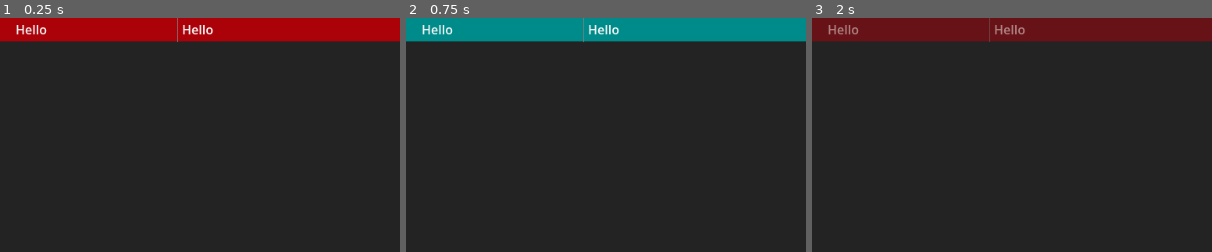
Above: before the commit, frames 1-3 (left to right).
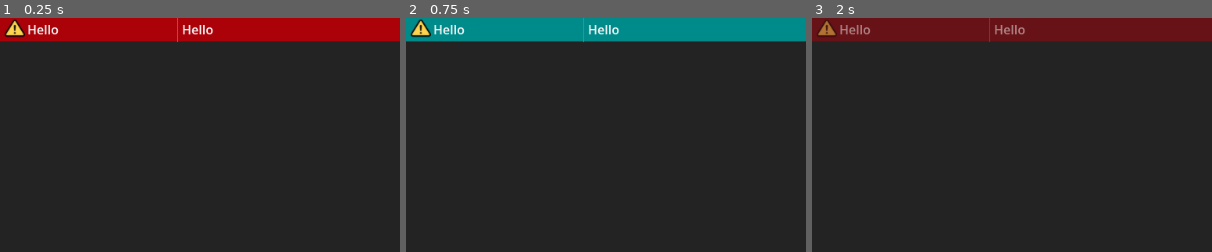
Above: after the commit, the same moments.

Repository: popcar2/CleanDoom
Game: Godot game, scene res://Scenes/ModPanel/mod_panel.tscn
Two runs of this game, one before a commit and one after it. Both use one fixed random seed, a clock stepped at 60 frames per second and the inputs below. This scene is started directly instead of the project's main scene.
Inputs (mouse positions are % of the whole screen's width and height, from its top left):
- Up to frame 1 (0.25 s): no input
- Up to frame 2 (0.75 s): tap Enter at 0.5 s; drag from (50, 2) to (60, 28) at 0.52 s
- Up to frame 3 (2 s): tap Space at 1.25 s; drag from (95, 2) to (45, 70) at 1.27 s
The pictures show only the part of the screen within x 0-50%, y 0-50%; the shares and areas given below are measured in that part.

The runs differ from the first frame. In frame 1, 0.5% of the frame differs, in the area x 1-15%, y 0-9%; in frame 2, 0.5%; in frame 3, 0.4%.

Commit message:
Add warning when wad cannot be found

Diff:
--- a/Scenes/MainScene/main_scene.gd
+++ b/Scenes/MainScene/main_scene.gd
@@ -11,14 +11,19 @@
 	if launching_game:
 		return
 
+	# Check if there are any missing wads
+	for mod_panel: ModPanel in %ModsVBoxContainer.get_children():
+		if mod_panel.get_node("%CheckBox").button_pressed:
+			if mod_panel.get_node("%MissingWarning").visible:
+				%MissingModsPopup.show()
+				return
+
 	launching_game = true
 	start_game()
 	%StartButton.text = "Have fun!"
 	await get_tree().create_timer(1).timeout
 	%StartButton.text = "Start Game"
 	launching_game = false
-	if GlobalConfig.close_after_starting:
-		get_tree().quit()
 
 func start_game() -> void:
 	var run_flatpak: bool = GlobalConfig.default_exe == "GZDoom (Flatpak)"
@@ -54,6 +59,10 @@
 		OS.create_process(GlobalConfig.default_exe, argument_strings)
 
 	save_profile()
+
+	if GlobalConfig.close_after_starting:
+		await get_tree().create_timer(1).timeout
+		get_tree().quit()
 
 func _on_settings_button_pressed():
 	if $Settings.visible:
--- a/Scenes/MainScene/main_scene.tscn
+++ b/Scenes/MainScene/main_scene.tscn
@@ -9,13 +9,14 @@
 [ext_resource type="Script" path="res://Scenes/MainScene/profile_select.gd" id="5_jbqkg"]
 [ext_resource type="Texture2D" uid="uid://b54x4jpjoyi6r" path="res://Art/dropdown-icon.png" id="5_yykeh"]
 [ext_resource type="FontFile" uid="uid://hi05li2fdpnu" path="res://Fonts/Roboto-Bold.ttf" id="6_ugyx2"]
-[ext_resource type="Script" path="res://Scenes/MainScene/ConsoleCommandTextEdit.gd" id="7_v2i11"]
+[ext_resource type="Script" path="res://Scenes/MainScene/ConsoleCommandLineEdit.gd" id="7_v2i11"]
 [ext_resource type="Script" path="res://Scenes/Settings/Settings.gd" id="11_p0vs3"]
 [ext_resource type="Theme" uid="uid://dnl67yen3fxii" path="res://Themes/tooltip_theme.tres" id="12_j5hen"]
 [ext_resource type="Script" path="res://Scenes/Misc/show_if_flatpak_detected.gd" id="12_s8ut6"]
 [ext_resource type="Texture2D" uid="uid://dq4x8d6ltfh3l" path="res://Art/tooltip-icon.png" id="13_dames"]
 [ext_resource type="Texture2D" uid="uid://dkgocqv70qjfg" path="res://Art/Heart.png" id="13_vvfyf"]
 [ext_resource type="Script" path="res://Scenes/Misc/donate_button.gd" id="14_65s0t"]
+[ext_resource type="Script" path="res://Scenes/MainScene/missing_mods_popup.gd" id="17_76dfd"]
 
 [sub_resource type="Theme" id="Theme_5w21q"]
 default_font = ExtResource("1_4htwb")
@@ -180,6 +181,37 @@
 corner_radius_top_right = 10
 corner_radius_bottom_right = 10
 corner_radius_bottom_left = 10
+
+[sub_resource type="Theme" id="Theme_tl0mn"]
+default_font = ExtResource("1_4htwb")
+
+[sub_resource type="StyleBoxFlat" id="StyleBoxFlat_e5qfo"]
+bg_color = Color(0.564706, 0.00784314, 0.027451, 1)
+corner_radius_top_left = 5
+corner_radius_top_right = 5
+corner_radius_bottom_right = 5
+corner_radius_bottom_left = 5
+
+[sub_resource type="StyleBoxFlat" id="StyleBoxFlat_7m1vi"]
+bg_color = Color(0.815686, 0, 0, 1)
+corner_radius_top_left = 5
+corner_radius_top_right = 5
+corner_radius_bottom_right = 5
+corner_radius_bottom_left = 5
+
+[sub_resource type="StyleBoxFlat" id="StyleBoxFlat_un2vf"]
+bg_color = Color(0.564706, 0.00784314, 0.027451, 1)
+corner_radius_top_left = 5
+corner_radius_top_right = 5
+corner_radius_bottom_right = 5
+corner_radius_bottom_left = 5
+
+[sub_resource type="StyleBoxFlat" id="StyleBoxFlat_j8t35"]
+bg_color = Color(0.615686, 0.00784314, 0.0313726, 1)
+corner_radius_top_left = 5
+corner_radius_top_right = 5
+corner_radius_bottom_right = 5
+corner_radius_bottom_left = 5
 
 [node name="MainScene" type="Control"]
 layout_mode = 3
@@ -878,6 +910,71 @@
 bbcode_enabled = true
 text = "[center]Created by popcar2"
 fit_content = true
+
+[node name="MissingModsPopup" type="Window" parent="."]
+unique_name_in_owner = true
+title = "New Profile"
+initial_position = 1
+size = Vector2i(400, 120)
+visible = false
+transient = true
+unresizable = true
+popup_window = true
+script = ExtResource("17_76dfd")
+
+[node name="Control" type="Control" parent="MissingModsPopup"]
+layout_mode = 3
+anchors_preset = 15
+anchor_right = 1.0
+anchor_bottom = 1.0
+grow_horizontal = 2
+grow_vertical = 2
+theme = SubResource("Theme_tl0mn")
+
+[node name="MissingModsText" type="RichTextLabel" parent="MissingModsPopup/Control"]
+layout_mode = 1
+anchors_preset = 10
+anchor_right = 1.0
+offset_top = 20.0
+offset_bottom = 58.0
+grow_horizontal = 2
+theme_override_fonts/bold_font = ExtResource("6_ugyx2")
+bbcode_enabled = true
+text = "[center]One or more enabled wads are missing!
+Are you sure you want to start the game?"
+fit_content = true
+
+[node name="HBoxContainer" type="HBoxContainer" parent="MissingModsPopup/Control"]
+layout_mode = 1
+anchors_preset = 12
+anchor_top = 1.0
+anchor_right = 1.0
+anchor_bottom = 1.0
+offset_left = 25.0
+offset_top = -50.0
+offset_right = -25.0
+offset_bottom = -15.0
+grow_horizontal = 2
+grow_vertical = 0
+theme_override_constants/separation = 20
+
+[node name="Cancel" type="Button" parent="MissingModsPopup/Control/HBoxContainer"]
+layout_mode = 2
+size_flags_horizontal = 3
+theme_override_font_sizes/font_size = 20
+theme_override_styles/normal = SubResource("StyleBoxFlat_e5qfo")
+theme_override_styles/hover = SubResource("StyleBoxFlat_7m1vi")
+theme_override_styles/pressed = SubResource("StyleBoxFlat_un2vf")
+text = "Cancel"
+
+[node name="Start" type="Button" parent="MissingModsPopup/Control/HBoxContainer"]
+layout_mode = 2
+size_flags_horizontal = 3
+theme_override_font_sizes/font_size = 20
+theme_override_styles/normal = SubResource("StyleBoxFlat_j8t35")
+theme_override_styles/hover = SubResource("StyleBoxFlat_7m1vi")
+theme_override_styles/pressed = SubResource("StyleBoxFlat_un2vf")
+text = "Start Anyways"
 
 [connection signal="pressed" from="ModsMenu/Control/AddModButton" to="ModsMenu/Control/AddModButton" method="_on_pressed"]
 [connection signal="files_selected" from="ModsMenu/Control/AddModButton/FileDialog" to="ModsMenu/Control/AddModButton" method="_on_files_selected"]
@@ -904,3 +1001,7 @@
 [connection signal="mouse_entered" from="Settings/DonateButton" to="Settings/DonateButton" method="_on_mouse_entered"]
 [connection signal="mouse_exited" from="Settings/DonateButton" to="Settings/DonateButton" method="_on_mouse_exited"]
 [connection signal="pressed" from="Settings/DonateButton" to="Settings/DonateButton" method="_on_pressed"]
+[connection signal="close_requested" from="MissingModsPopup" to="MissingModsPopup" method="_on_close_requested"]
+[connection signal="pressed" from="MissingModsPopup/Control/HBoxContainer/Cancel" to="MissingModsPopup" method="_on_cancel_pressed"]
+[connection signal="pressed" from="MissingModsPopup/Control/HBoxContainer/Start" to="." method="start_game"]
+[connection signal="pressed" from="MissingModsPopup/Control/HBoxContainer/Start" to="MissingModsPopup" method="_on_start_pressed"]
--- /dev/null
+++ b/Scenes/MainScene/missing_mods_popup.gd
@@ -0,0 +1,7 @@
+extends Window
+
+func _on_cancel_pressed():
+	hide()
+
+func _on_start_pressed():
+	hide()
--- a/Scenes/ModPanel/mod_panel.gd
+++ b/Scenes/ModPanel/mod_panel.gd
@@ -12,6 +12,14 @@
 
 func _ready() -> void:
 	start_color = self_modulate
+
+	await get_tree().process_frame
+
+	# Check if mod actually exists
+	if !FileAccess.file_exists(%ModPathText.text):
+		$MissingWarning.visible = true
+		%ModTitleText.position.x += 15
+		%ModTitleText.size.x -= 15
 
 func flash_panel():
 	var tween: Tween = create_tween()
@@ -87,3 +95,8 @@
 
 	%ModPathText.text = path
 	%ModTitleText.text = path.get_file().split(".")[0]
+
+	if %MissingWarning.visible:
+		$MissingWarning.visible = false
+		%ModTitleText.position.x -= 15
+		%ModTitleText.size.x += 15
--- a/Scenes/ModPanel/mod_panel.tscn
+++ b/Scenes/ModPanel/mod_panel.tscn
@@ -1,7 +1,9 @@
-[gd_scene load_steps=4 format=3 uid="uid://clnuxvf3lyana"]
+[gd_scene load_steps=6 format=3 uid="uid://clnuxvf3lyana"]
 
 [ext_resource type="Script" path="res://Scenes/ModPanel/mod_panel.gd" id="1_7qdrt"]
 [ext_resource type="Script" path="res://Scenes/ModPanel/CheckBoxHitbox.gd" id="2_rl0ur"]
+[ext_resource type="Texture2D" uid="uid://cv2ui2qqrcq6" path="res://Art/warning.png" id="3_b1t8j"]
+[ext_resource type="Theme" uid="uid://dnl67yen3fxii" path="res://Themes/tooltip_theme.tres" id="3_k0xov"]
 
 [sub_resource type="StyleBoxFlat" id="StyleBoxFlat_o12b3"]
 bg_color = Color(1, 1, 1, 1)
@@ -39,6 +41,7 @@
 size_flags_vertical = 4
 size_flags_stretch_ratio = 0.3
 mouse_filter = 2
+bbcode_enabled = true
 text = "Hello"
 autowrap_mode = 0
 
@@ -104,6 +107,29 @@
 filters = PackedStringArray("*.wad,*.pk3; Doom Wad", "*; All Files")
 use_native_dialog = true
 
+[node name="MissingWarning" type="TextureRect" parent="."]
+unique_name_in_owner = true
+visible = false
+texture_filter = 4
+layout_mode = 1
+anchors_preset = 4
+anchor_top = 0.5
+anchor_bottom = 0.5
+offset_left = 6.0
+offset_top = -15.0
+offset_right = 32.0
+offset_bottom = 11.0
+grow_vertical = 2
+tooltip_text = "WARNING: This Wad cannot be found!
+
+Have you deleted it or moved it somewhere else?
+
+Double click this listing to update the path or press the - sign to remove it."
+mouse_filter = 0
+theme = ExtResource("3_k0xov")
+texture = ExtResource("3_b1t8j")
+expand_mode = 1
+
 [connection signal="gui_input" from="." to="." method="_on_gui_input"]
 [connection signal="mouse_entered" from="." to="." method="_on_mouse_entered"]
 [connection signal="mouse_exited" from="." to="." method="_on_mouse_exited"]
--- a/Scenes/NewProfile/new_profile_window.tscn
+++ b/Scenes/NewProfile/new_profile_window.tscn
@@ -1,8 +1,8 @@
 [gd_scene load_steps=12 format=3 uid="uid://can42bi8nub8n"]
 
 [ext_resource type="FontFile" uid="uid://b75tskygvw2u6" path="res://Fonts/Roboto-Regular.ttf" id="1_7ijqi"]
-[ext_resource type="Script" path="res://Scenes/MainScene/ConsoleCommandTextEdit.gd" id="1_gyuah"]
 [ext_resource type="Script" path="res://Scenes/NewProfile/new_profile_window.gd" id="1_slyqa"]
+[ext_resource type="Script" path="res://Scenes/MainScene/ConsoleCommandLineEdit.gd" id="3_2ig8a"]
 
 [sub_resource type="Theme" id="Theme_x5ffo"]
 default_font = ExtResource("1_7ijqi")
@@ -94,7 +94,7 @@
 theme_override_styles/focus = SubResource("StyleBoxEmpty_ca7ck")
 placeholder_text = "Profile Name"
 max_length = 30
-script = ExtResource("1_gyuah")
+script = ExtResource("3_2ig8a")
 
 [node name="HBoxContainer" type="HBoxContainer" parent="Control"]
 layout_mode = 1
Binary file added: Art/warning.png
Not shown, added: Art/warning.png.import
Renamed: Scenes/MainScene/ConsoleCommandTextEdit.gd -> Scenes/MainScene/ConsoleCommandLineEdit.gd
Not shown: 1 places in Scenes/MainScene/main_scene.tscn that only renumber resources
